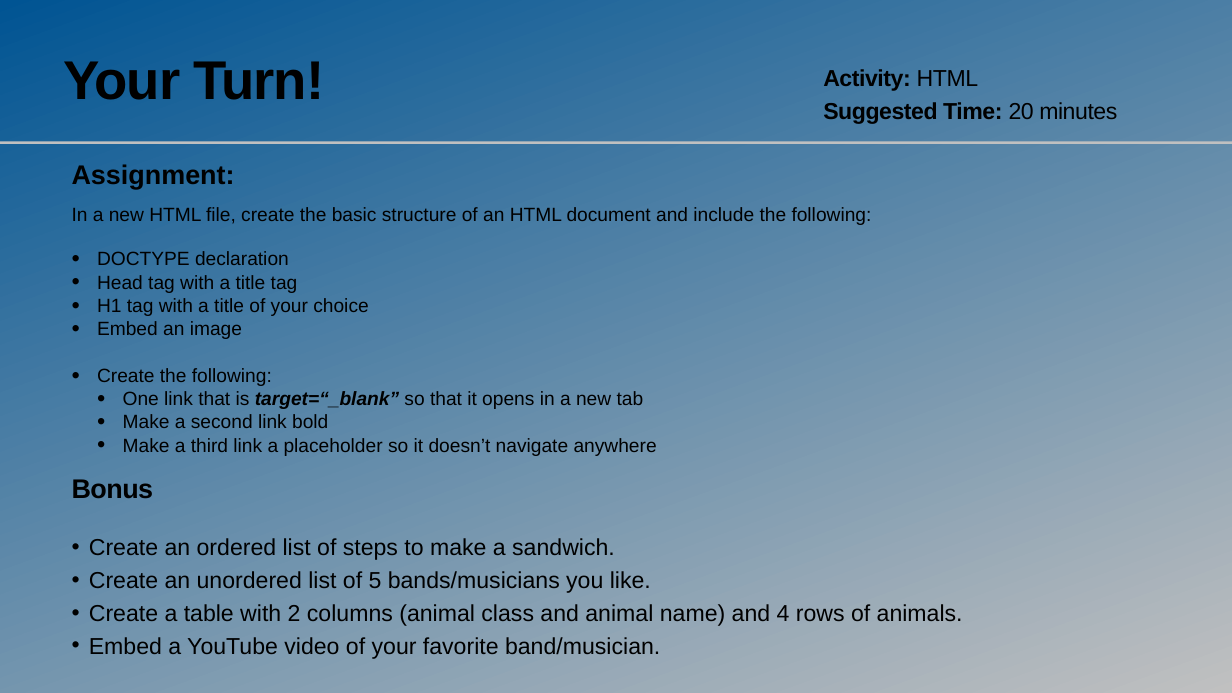
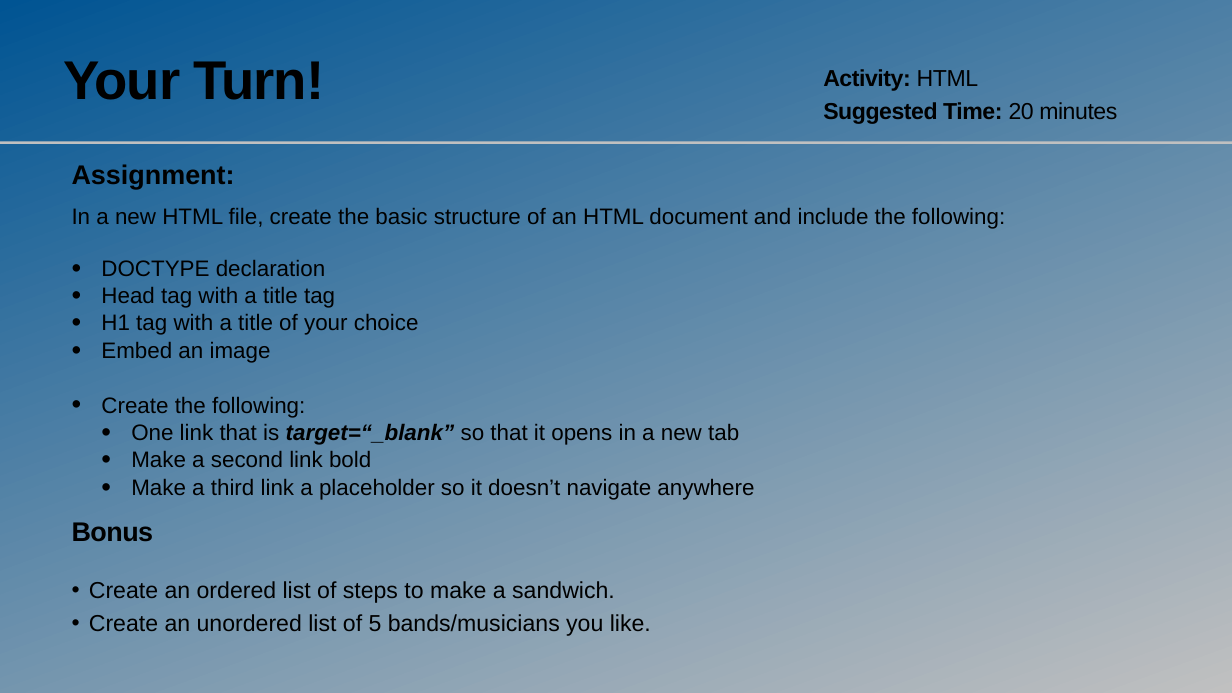
Before and after one commit to chrishuman0923/web_course, a slide deck: slide 8 of course_material/03_html/Intro_to_HTML.pptx. Drawn at 1232x693 pixels with LibreOffice and Linux fonts; fonts in the diff are those of the drawing. Boxes give left, top, right and bottom in pixels: in the first picture for what was removed or moved away, otherwise in the second. Text is boxed around its words. In the diff, an @@ line names an element or a change of style, - is before the commit and + after.

```diff
--- a/course_material/03_html/Intro_to_HTML.pptx
+++ b/course_material/03_html/Intro_to_HTML.pptx
@@ text "In a new HTML file, ..." at box(72, 208, 1005, 500): size 29.9 to 34.9 pt; indent changed; more space between paragraphs @@
@@ text "Bonus": place and size @@
-text "Bonus" at box(72, 479, 154, 499)
+text "Bonus" at box(72, 522, 154, 542)
@@ text "Create an ordered list of ...": place and size @@
-text "Create an ordered list of ..." at box(89, 538, 963, 659)
+text "Create an ordered list of ..." at box(89, 581, 651, 636)
@@ text at box(89, 604, 963, 659): paragraphs removed @@
-• Create a table with 2 columns (animal class and animal name) and 4 rows of animals.
-• Embed a YouTube video of your favorite band/musician.
```
Also in this commit, not shown: 1 other slide changed, 5 other files.
